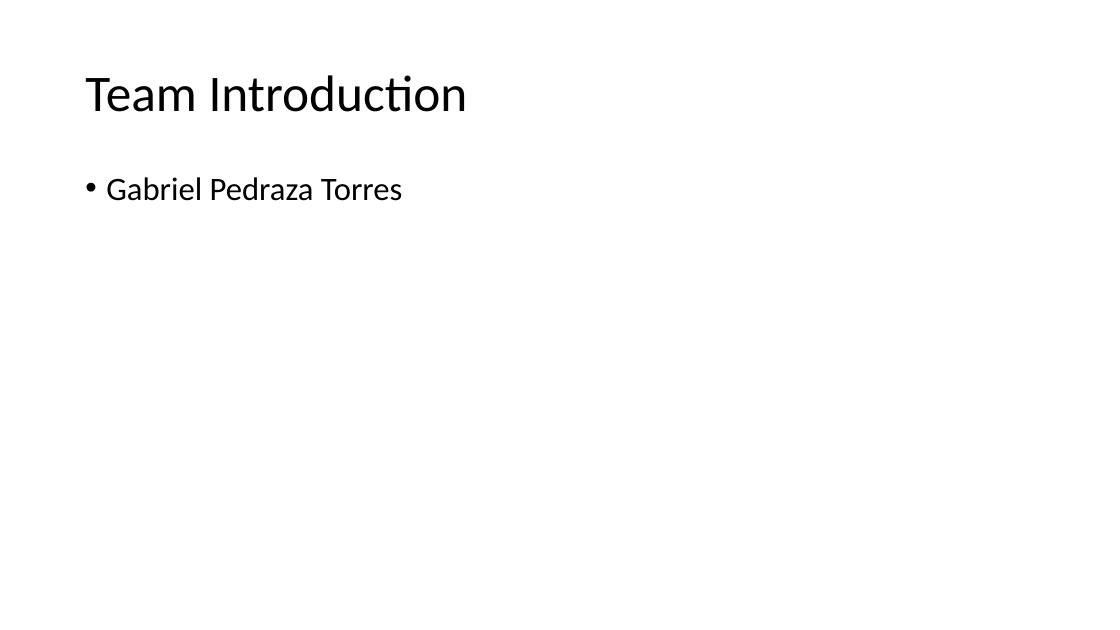
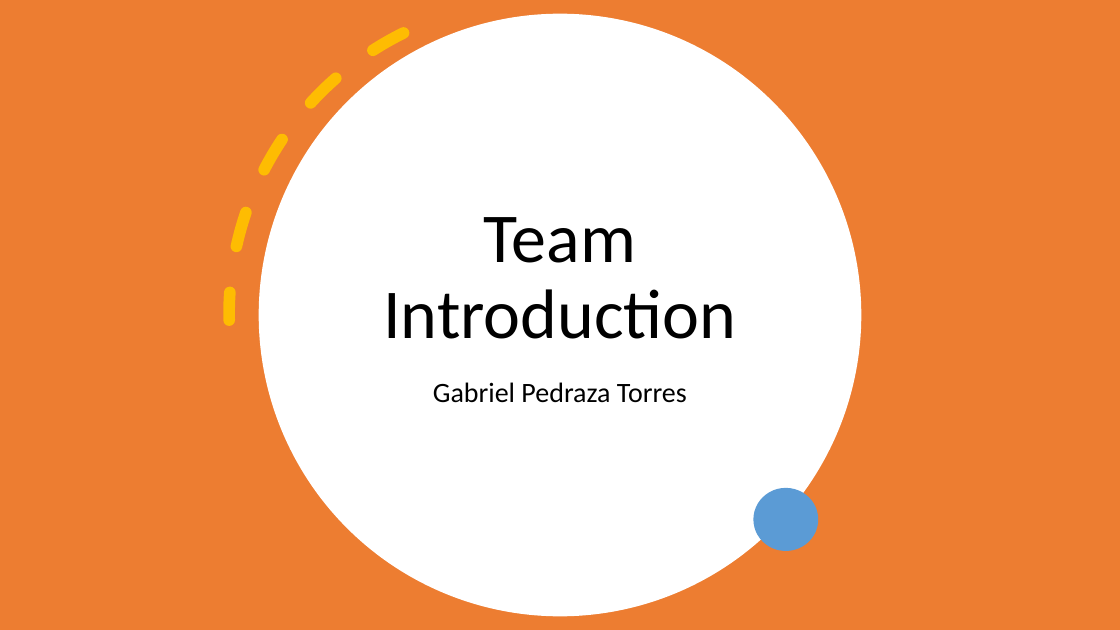
Before and after one commit to joelmichaelavery/Moffat-Bay, a slide deck: slide 5 of CSD460 CAPSTONE PRESENTATION.pptx. Drawn at 1120x630 pixels with LibreOffice and Linux fonts; fonts in the diff are those of the drawing. Boxes give left, top, right and bottom in pixels: in the first picture for what was removed or moved away, otherwise in the second. Text is boxed around its words. In the diff, an @@ line names an element or a change of style, - is before the commit and + after.

```diff
--- a/CSD460 CAPSTONE PRESENTATION.pptx
+++ b/CSD460 CAPSTONE PRESENTATION.pptx
@@ rectangle added at box(0, 0, 1120, 630), fill #ED7D31 @@
@@ arc (boxed as its full ellipse) added at box(123, 0, 962, 630), outline #FFC000 10 pt dashed @@
@@ ellipse added at box(259, 13, 861, 616), fill #FFFFFF @@
@@ title "Team Introduction": place and size @@
-title "Team Introduction" at box(85, 75, 468, 112)
+title "Team Introduction" at box(383, 217, 736, 339)
@@ title "Team Introduction" at box(383, 217, 736, 339): size 44 to 60 pt; alignment left to centre; vertical alignment middle to bottom @@
@@ text "Gabriel Pedraza Torres": place and size @@
-text "Gabriel Pedraza Torres" at box(106, 177, 403, 201)
+text "Gabriel Pedraza Torres" at box(433, 382, 687, 403)
@@ text "Gabriel Pedraza Torres" at box(433, 382, 687, 403): size 28 to 24 pt; alignment left to centre; bullet • to none @@
@@ ellipse added at box(754, 488, 818, 551), fill #5B9BD5 @@
```
Also in this commit, not shown: 14 other slides changed.
